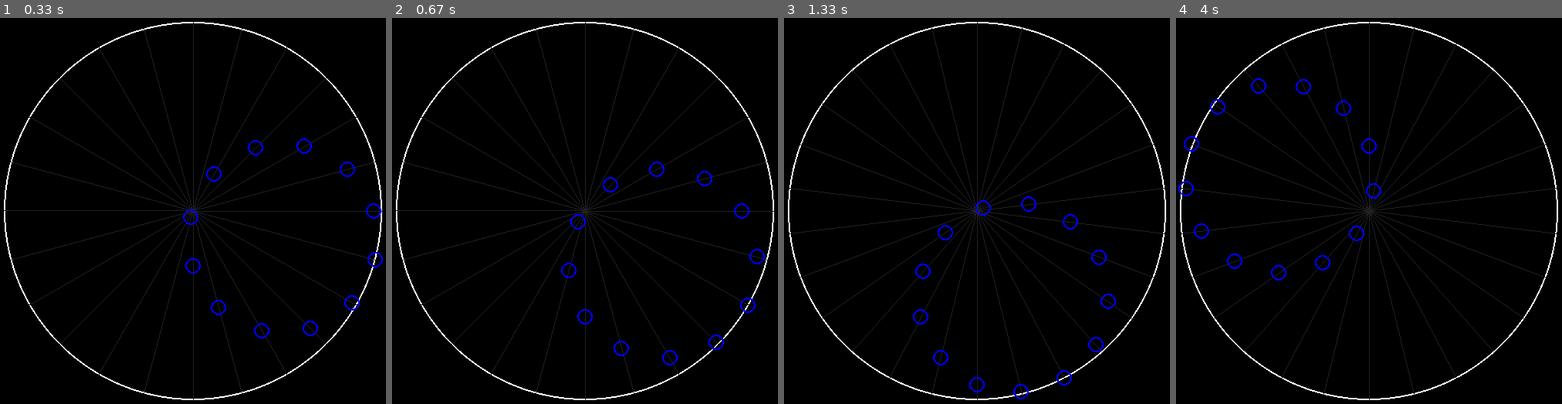
Above: before the commit, frames 1-4 (left to right).
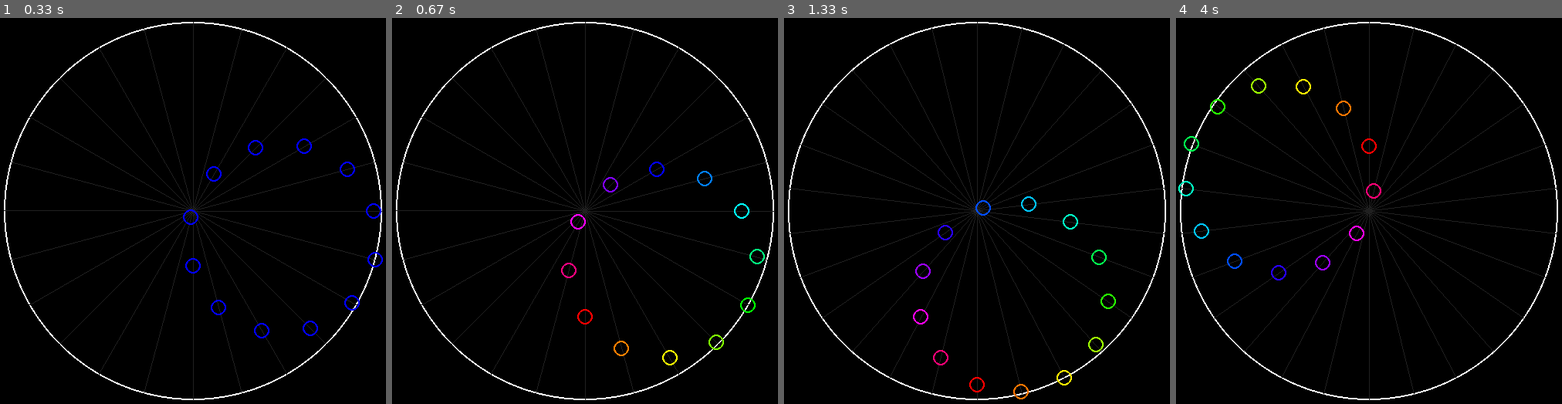
Above: after the commit, the same moments.

Repository: bright-tools/pygame_circles
Game: pygame game, started from circles.py
Same seed, same stepped clock (60 frames per second), same inputs: the game is played once before the commit and once after it.
Inputs:
- Up to frame 1 (0.33 s): no input
- Up to frame 2 (0.67 s): tap C at 0.33 s
- Up to frame 3 (1.33 s): hold Right 0.67-1.13 s; hold Up from 1.17 s (still down)
- Up to frame 4 (4 s): release Up at 1.47 s; hold Right 1.5-1.97 s; tap C at 1.65, 3.05 s; hold Left 2-2.53 s; hold Down 2.57-2.87 s; hold Left 2.9-3.3 s; hold Up 3.33-3.7 s; hold Right from 3.73 s (still down)

Frame 1 is identical in both runs. In frame 2, 0.5% of the frame differs, in the area x 43-97%, y 39-90%; in frame 3, 0.6%, in the area x 33-86%, y 46-99%; in frame 4, 0.6%.

Commit message:
Add option to use rainbow colouring for internal circles

Diff:
--- a/circles.py
+++ b/circles.py
@@ -12,7 +12,7 @@
 #  See the License for the specific language governing permissions and
 #  limitations under the License.
 
-import pygame, sys, math, time
+import pygame, sys, math, time, colorsys
 from pygame.locals import *
 
 # Colours, defined in RGB triplets
@@ -30,6 +30,8 @@
 EFFECT = 2
 MAX_EFFECT = 2
 TIME_STEP = 0.02
+
+enableColour = False
 
 class Circle:
     def __init__(self,center,diameter):
@@ -58,12 +60,18 @@
             self.drawLine( lineCount * self.spacing )
 
     def drawInnerCircle(self,angle,offset):
+        global enableColour
+
         rads = math.radians(angle)
         diam = (self.outerCircle.diameter / DEGREES_IN_ROTATION) * (offset)
         startx = (int)(self.outerCircle.center[0] + math.sin(rads)*diam)
         starty = (int)(self.outerCircle.center[1] + math.cos(rads)*diam)
         circle = Circle( [startx, starty], INNER_CIRCLE_DIAMETER )
-        circle.draw( self.windowSurface, INNER_CIRCLE_COLOUR, INNER_CIRCLE_THICKNESS )
+        if enableColour:
+            col = tuple([255*x for x in colorsys.hsv_to_rgb(angle/180, 1, 1)])
+        else:
+            col = INNER_CIRCLE_COLOUR
+        circle.draw( self.windowSurface, col, INNER_CIRCLE_THICKNESS )
 
     def drawCircleEffect1(self,angle):
         offset = (angle + self.step ) % DEGREES_IN_ROTATION
@@ -107,7 +115,7 @@
         pygame.display.update()
 
 def main():
-    global LINES, EFFECT
+    global LINES, EFFECT, enableColour
     pygame.init()
     windowSurface = pygame.display.set_mode((500, 500), 0, 32)
     pygame.display.set_caption('Keep your eyes on the circles ...')
@@ -131,6 +139,8 @@
                 if event.key == pygame.K_UP:
                     if( EFFECT < MAX_EFFECT ):
                         EFFECT = EFFECT + 1
+                if event.key == pygame.K_c:
+                    enableColour = not enableColour
             elif event.type == QUIT:
                 pygame.quit()
                 sys.exit()
